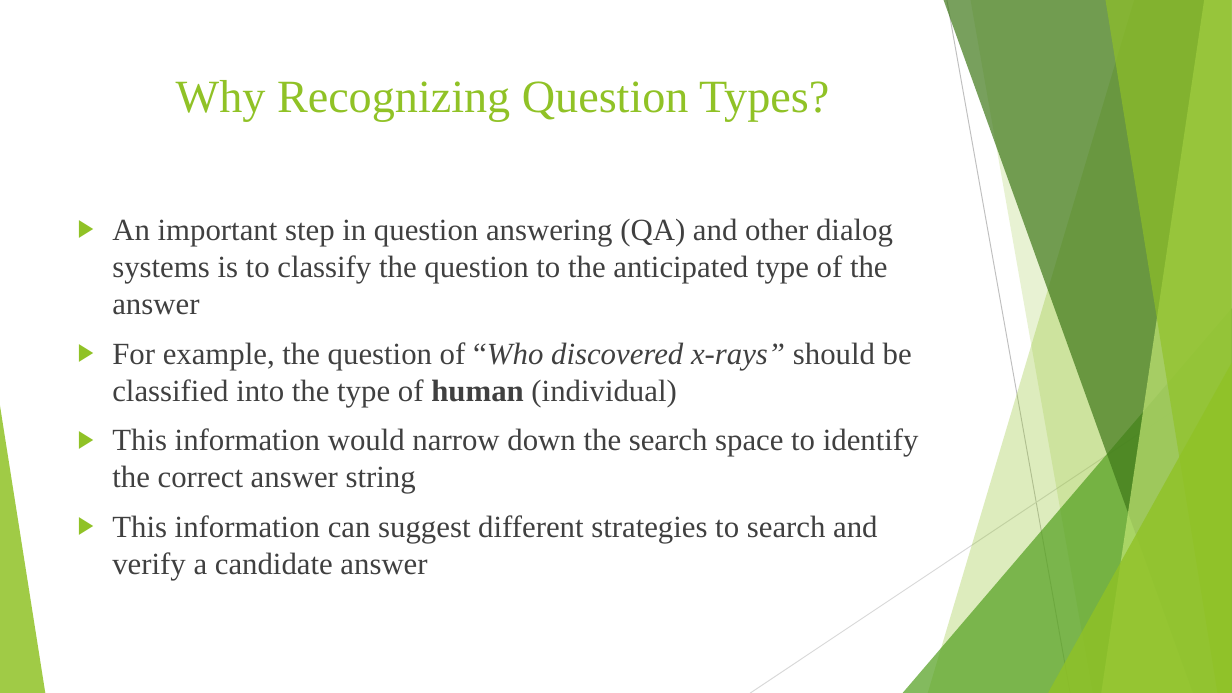
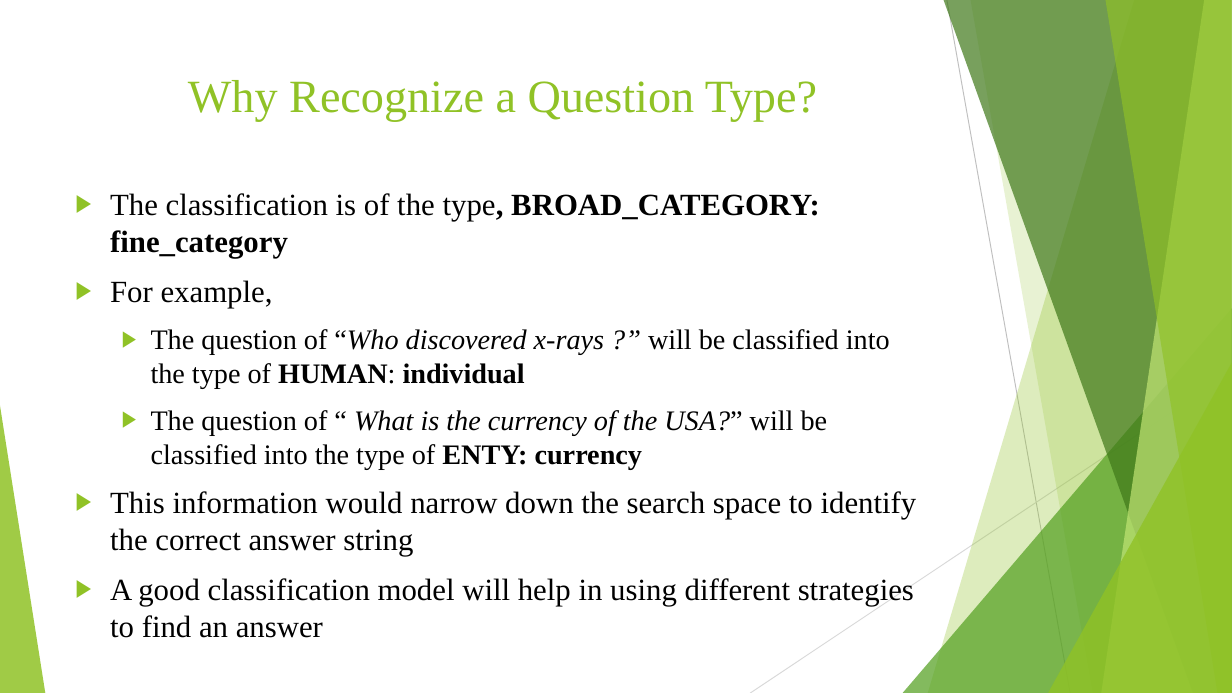
Before and after one commit to aishwaryasoni1991/Question_Type_Classification, a slide deck: slide 5 of Project Deck.pptx (slide 4 before the commit). Drawn at 1232x693 pixels with LibreOffice and Linux fonts; fonts in the diff are those of the drawing. Boxes give left, top, right and bottom in pixels: in the first picture for what was removed or moved away, otherwise in the second. Text is boxed around its words. In the diff, an @@ line names an element or a change of style, - is before the commit and + after.

```diff
--- a/Project Deck.pptx
+++ b/Project Deck.pptx
@@ title at bbox=[188, 80, 817, 121]: text changed @@
-Why Recognizing Question Types?
+Why Recognize a Question Type?
@@ text "The classification is of the ...": place and size @@
-text "The classification is of the ..." at bbox=[112, 218, 919, 580]
+text "The classification is of the ..." at bbox=[110, 193, 917, 638]
@@ text at bbox=[110, 193, 890, 469]: text changed; size 24 to 22 pt; text colour #404040 to #000000 @@
-▶ An important step in question answering (QA) and other dialog systems is to classify the question to the anticipated type of the answer
-▶ For example, the question of “Who discovered x-rays” should be classified into the type of human (individual)
+▶ The classification is of the type, BROAD_CATEGORY: fine_category
+▶ For example,
+  ▶ The question of “Who discovered x-rays ?” will be classified into the type of HUMAN: individual
+  ▶ The question of “ What is the currency of the USA?” will be classified into the type of ENTY: currency
@@ text at bbox=[110, 491, 917, 556]: text colour #404040 to #000000 in "This information would narrow down the search ..." @@
@@ text at bbox=[110, 578, 914, 638]: text changed; text colour #404040 to #000000 @@
-▶ This information can suggest different strategies to search and verify a candidate answer
+▶ A good classification model will help in using different strategies to find an answer
```
Also in this commit, not shown: 30 other slides changed, 12 slides added, 9 slides removed, 6 other files.
